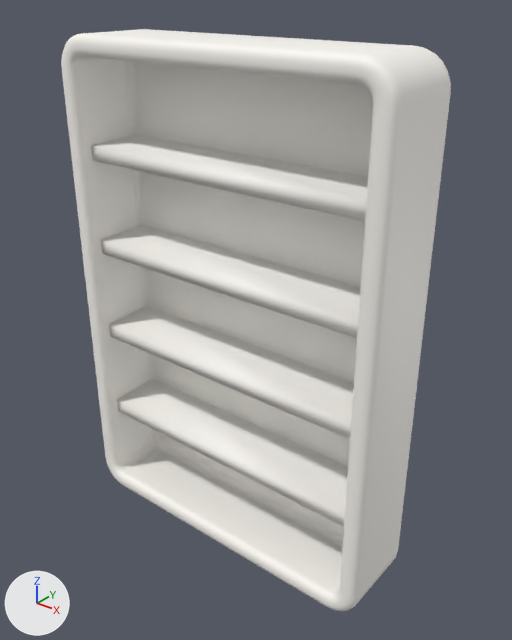
Renders of the glTF model public/assets/bookshelf.glb from each side of a commit.
Both versions are drawn from a camera (50 mm lens) standing at (1.56, -1.89, 2.18) and looking at (0.02, 0.03, 0.99). Arrows for +X, +Y and +Z are at lower left; the lights stay in place. Where no turn or scale is listed for an object, it has been applied to the vertices. Vertices at the same position are counted once.

The older version as bpy lines, for what is in view:
```python
me_cube_002 = bpy.data.meshes.new('Cube.002')
me_cube_002.from_pydata(...)  # 480 vertices, 940 faces; spans x -0.72..0.68, y -0.13..0.22, z -1.0..1.0
me_cube_002.materials.append(mat_bookshelf_001)  # white #fffcf6
ob_책장 = bpy.data.objects.new('책장', me_cube_002)
ob_책장.location = (-0.02, -0.061, 0.998)
```
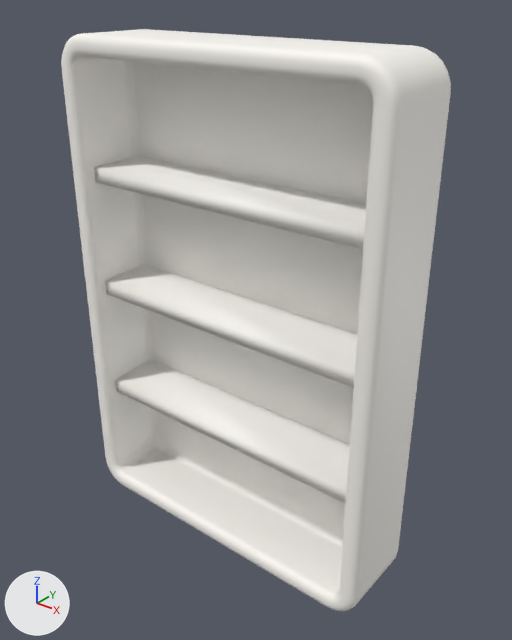
Commit message: [feat] : 책장glb 파일 교체

Changed parts and their boxes (x1, y1, x2, y2) in the pictures (512 x 640 px):
'책장.002', added: after (94, 157, 366, 504)
part 1 of me_cube_002, deleted: before (117, 379, 348, 527)
part 2 of me_cube_002, deleted: before (101, 225, 361, 338)
part 3 of me_cube_002, deleted: before (91, 135, 368, 222)
part 4 of me_cube_002, deleted: before (109, 306, 354, 439)

Edits to the bpy script that builds the scene:
```text
Change me_cube_002:
    where me_cube_002.from_pydata(...)  # 480 vertices, 940 faces; spans x -0.72..0.68, y -0.13..0.22, z -1.0..1.0
    used by ob_책장; location = (-0.02, -0.061, 0.998)
    me_cube_002 part 1: the loose piece of 8 vertices spanning x -0.68..0.64, y -0.08..0.17, z -0.62..-0.56 is deleted
    me_cube_002 part 2: the loose piece of 8 vertices spanning x -0.68..0.64, y -0.08..0.17, z 0.15..0.21 is deleted
    me_cube_002 part 3: the loose piece of 8 vertices spanning x -0.68..0.64, y -0.08..0.17, z 0.54..0.6 is deleted
    me_cube_002 part 4: the loose piece of 8 vertices spanning x -0.68..0.64, y -0.08..0.17, z -0.23..-0.17 is deleted
Add me_cube_003:
    me_cube_003.from_pydata(...)  # 24 vertices, 36 faces; spans x -0.682..0.635, y -0.076..0.171, z 0.537..1.558
    me_cube_003.materials.append(mat_bookshelf_001)  # white #fffcf6
Add ob_책장_002:
    ob_책장_002 = bpy.data.objects.new('책장.002', me_cube_003)
    ob_책장_002.location = (-0.021, -0.059, -0.05)
```
